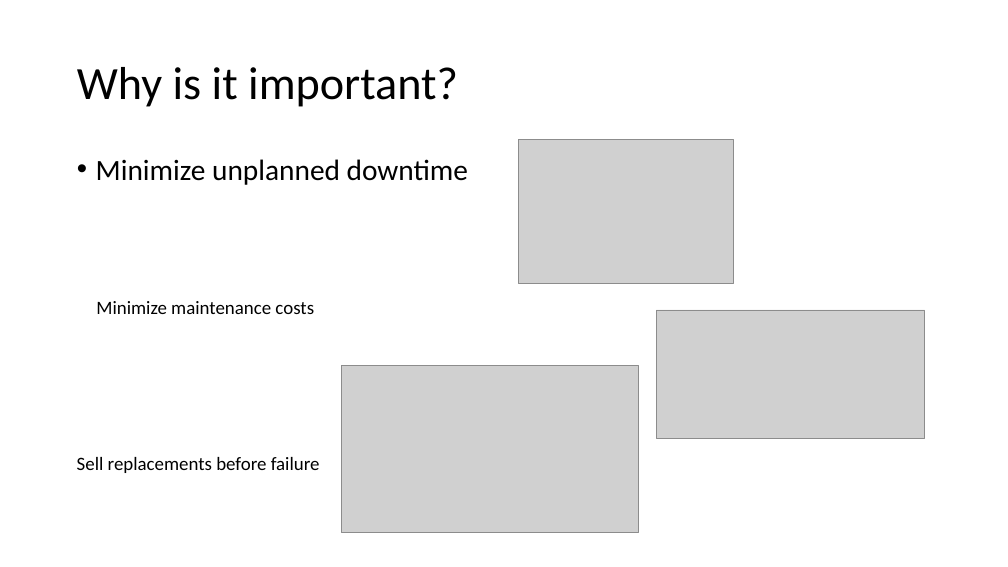
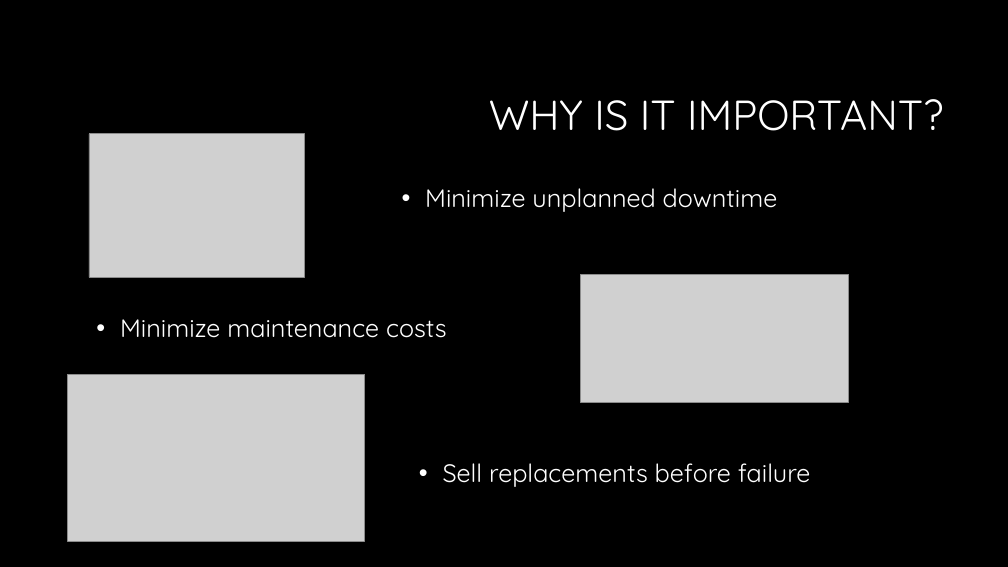
Before and after one commit to scosam/PredictiveMaintenance, a slide deck: slide 3 of reports/Capstone Project Presentation.pptx. Drawn at 1008x567 pixels with LibreOffice and Linux fonts; fonts in the diff are those of the drawing; grey boxes stand for pictures; background and template pictures are left out. Boxes give left, top, right and bottom in pixels: in the first picture for what was removed or moved away, otherwise in the second. Text is boxed around its words. In the diff, an @@ line names an element or a change of style, - is before the commit and + after.

```diff
--- a/reports/Capstone Project Presentation.pptx
+++ b/reports/Capstone Project Presentation.pptx
@@ background #FFFFFF to #000000 @@
@@ title at [489,99,943,131]: text changed; size 44 to 40 pt; font Calibri to Quicksand; text colour #000000 to #FFFFFF @@
-Why is it important?
+WHY IS IT IMPORTANT?
@@ picture: place and size @@
-picture at [518,140,734,284]
+picture at [89,134,305,278]
@@ text "Minimize unplanned downtime": place and size @@
-text "Minimize unplanned downtime" at [96,159,468,185]
+text "Minimize unplanned downtime" at [425,188,778,212]
@@ text "Minimize unplanned downtime" at [425,188,778,212]: size 28 to 24 pt, font Calibri to Quicksand, text colour #000000 to #FFFFFF; indent changed; line spacing 0.9 to 1; less space between paragraphs @@
@@ picture: place and size @@
-picture at [656,310,925,439]
+picture at [580,274,848,403]
@@ text "Minimize maintenance costs": place and size @@
-text "Minimize maintenance costs" at [96,301,314,314]
+text "Minimize maintenance costs" at [120,319,447,338]
@@ text "Minimize maintenance costs" at [120,319,447,338]: size 18 to 24 pt, font Calibri to Quicksand, text colour #000000 to #FFFFFF; bullet none to • @@
@@ picture: place and size @@
-picture at [341,366,638,533]
+picture at [67,374,364,541]
@@ text "Sell replacements before failure" at [443,463,811,487]: size 18 to 24 pt, font Calibri to Quicksand, text colour #000000 to #FFFFFF; bullet none to • @@
@@ text "Sell replacements before failure": place and size @@
-text "Sell replacements before failure" at [77,457,320,473]
+text "Sell replacements before failure" at [443,463,811,487]
```
Also in this commit, not shown: 2 other slides changed, 11 slides added, 3 slides removed, 4 other files.
